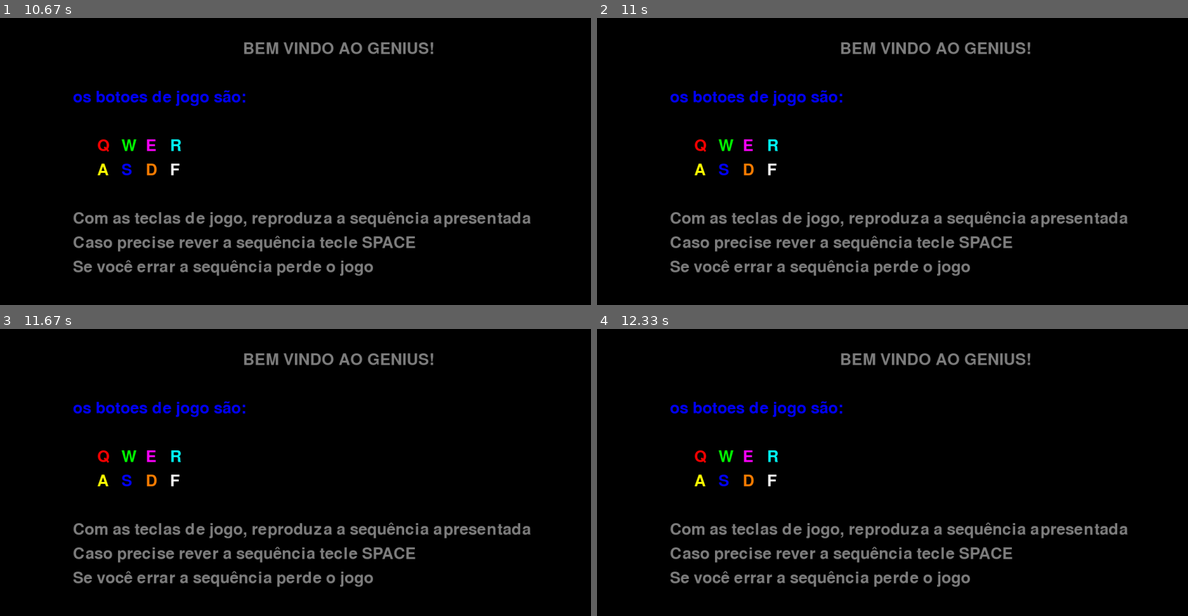
Above: before the commit, frames 1-4 (two rows, left to right).
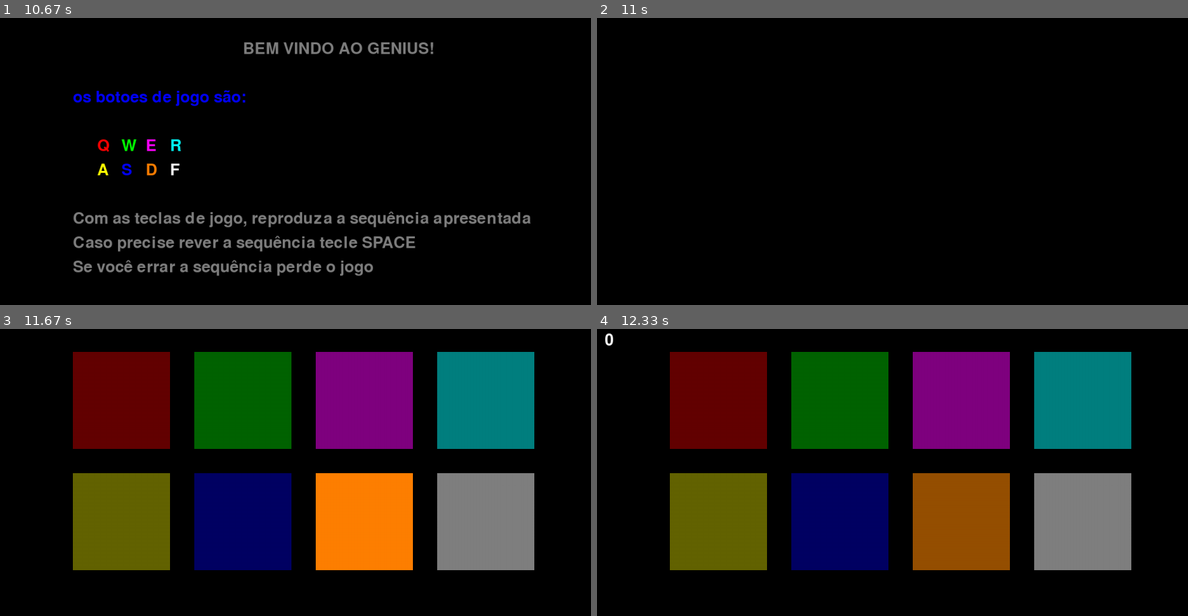
Above: after the commit, the same moments.

Repository: luccapbsaraiva/Projeto_pygame
Game: pygame game, started from Genius.py
Two runs of this game, one before a commit and one after it. Both use one fixed random seed, a clock stepped at 60 frames per second and the inputs below.
Inputs:
- Up to frame 1 (10.67 s): hold A 0.33-0.87 s
- Up to frame 2 (11 s): no input
- Up to frame 3 (11.67 s): no input
- Up to frame 4 (12.33 s): no input

Frame 1 is identical in both runs. In frame 2, 5.4% of the frame differs, in the area x 12-90%, y 8-90%; in frame 3, 46%; in frame 4, 46%, in the area x 1-91%, y 1-90%.

Commit message:
ajustei alguns parametros finais dos waits

Diff:
--- a/Genius.py
+++ b/Genius.py
@@ -101,7 +101,7 @@
 window.blit(opcao, (150, 450))
 window.blit(perde, (150, 500))
 pygame.display.update()
-pygame.time.wait(10000)
+pygame.time.wait(8000)
 window.fill((0,0,0))
 pygame.display.update()
 pygame.time.wait(500)
@@ -152,6 +152,7 @@
         if event.type == pygame.KEYUP:
             if event.key == pygame.K_SPACE:
                 aguardando = False
+                tentativa = []
             else:
                 escolhe_tecla(event.key)
 
